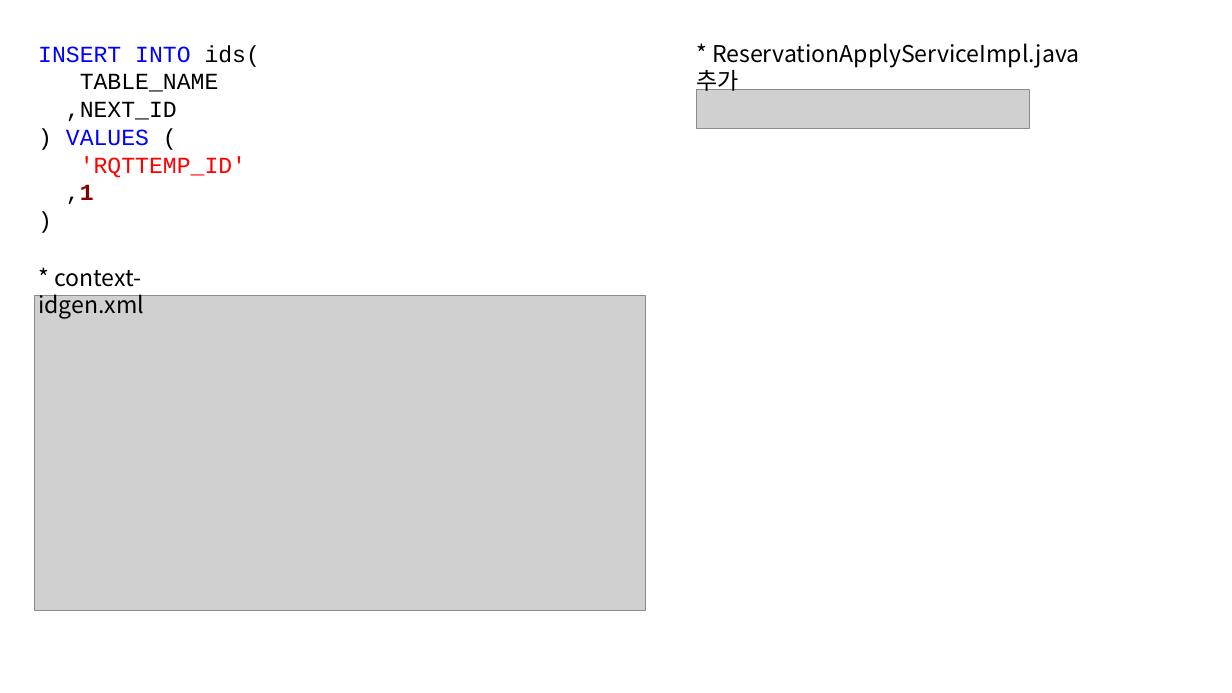
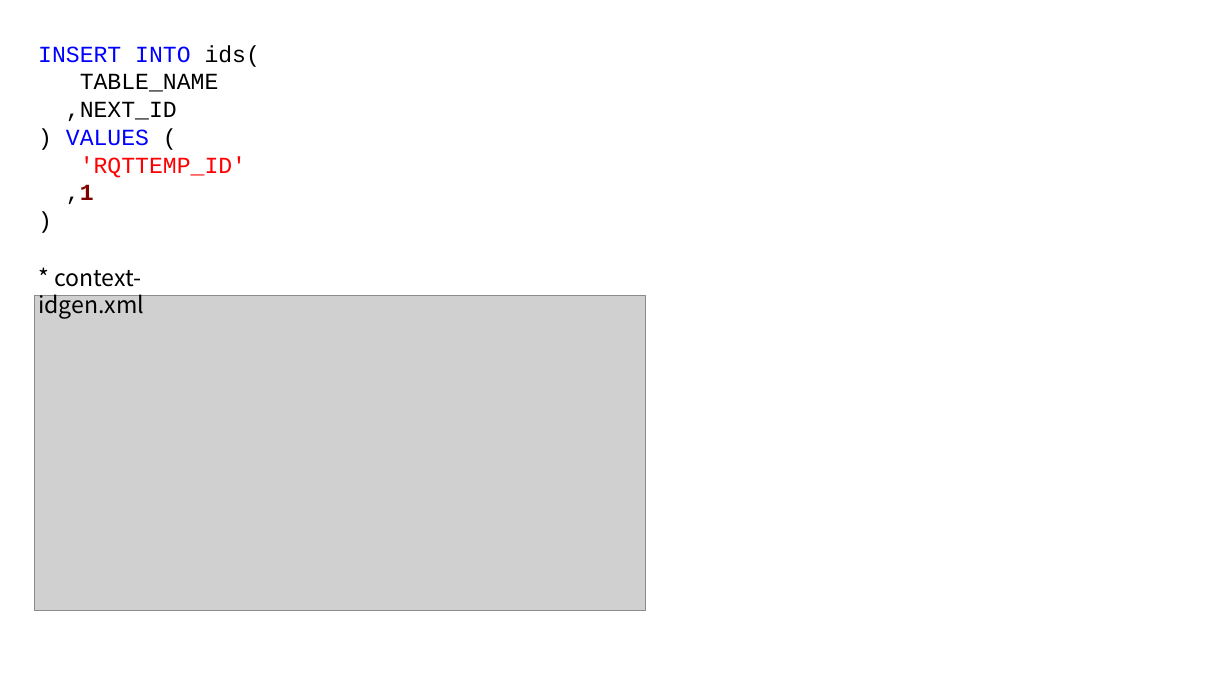
Before and after one commit to seongjinmoon/homepage2026, a slide deck: slide 7 of homepage2026/Document/2학기/9주차/9주차 수업자료.pptx. Drawn at 1232x693 pixels with LibreOffice and Linux fonts; fonts in the diff are those of the drawing; grey boxes stand for pictures. Boxes give left, top, right and bottom in pixels: in the first picture for what was removed or moved away, otherwise in the second. Text is boxed around its words. In the diff, an @@ line names an element or a change of style, - is before the commit and + after.

```diff
--- a/homepage2026/Document/2학기/9주차/9주차 수업자료.pptx
+++ b/homepage2026/Document/2학기/9주차/9주차 수업자료.pptx
@@ text removed at bbox=[696, 43, 1079, 95] @@
-* ReservationApplyServiceImpl.java 추가
@@ picture removed at bbox=[696, 90, 1029, 129] @@
```
Also in this commit, not shown: 3 other slides changed, 4 slides added, 1 slide removed, 8 other files.
